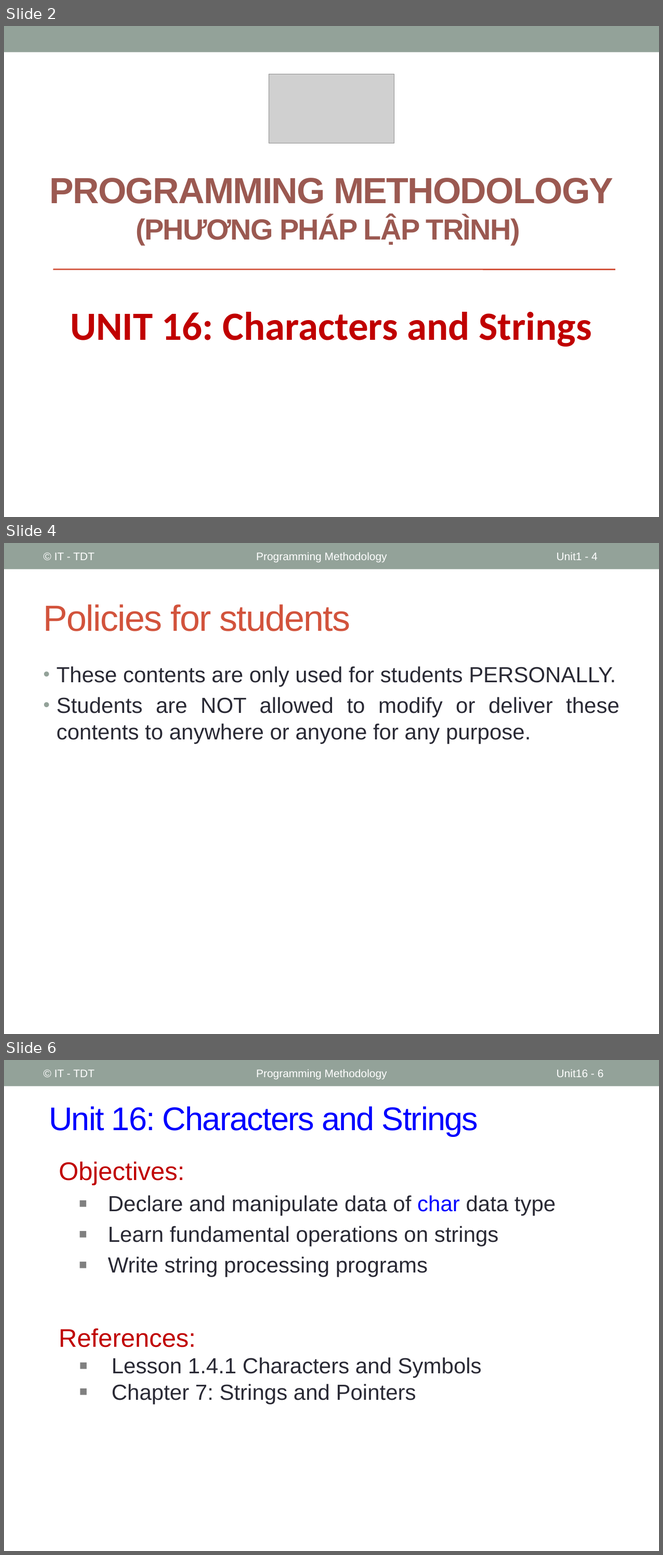
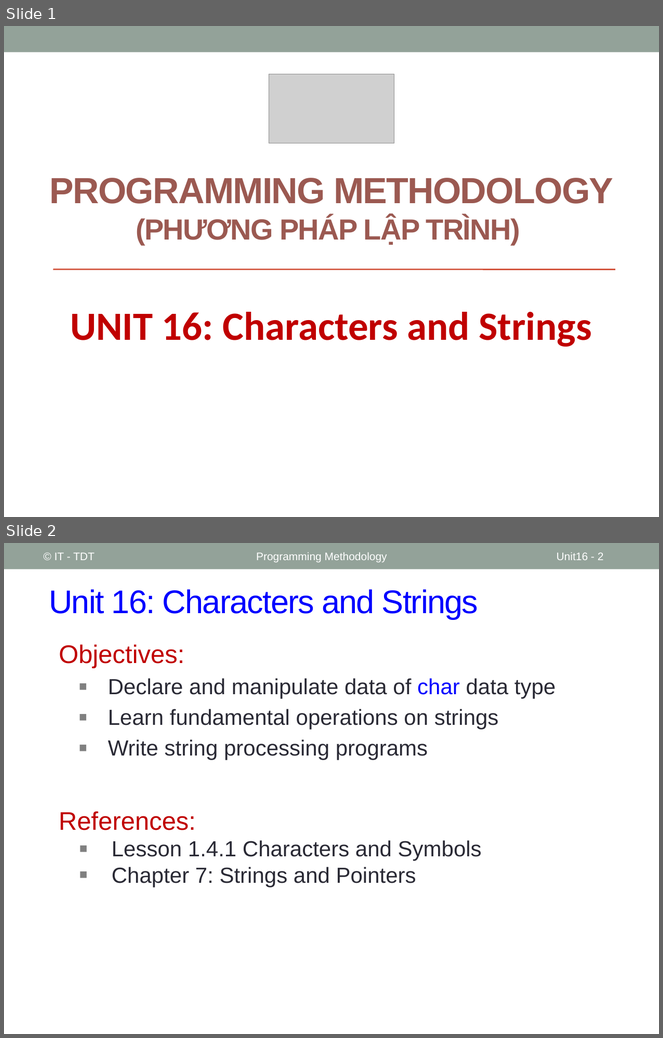
Before and after one commit to coder1097/Programming-Methodology, a slide deck: PPLT_Slides/Slides/Unit16_Characters_and_Strings.pptx. Shown one above the other, each under a label of ours: slides 2, 4 and 6 before the commit, slides 1 and 2 after it; the slides between them are not shown. The pictures are 663x1555 and 663x1038 pixels, drawn with LibreOffice and Linux fonts; fonts in the diff are those of the drawing; grey boxes stand for pictures. Boxes give left, top, right and bottom in pixels: in the first picture for what was removed or moved away, otherwise in the second. Text is boxed around its words. In the diff, an @@ line names an element or a change of style, - is before the commit and + after.

```diff
--- a/PPLT_Slides/Slides/Unit16_Characters_and_Strings.pptx
+++ b/PPLT_Slides/Slides/Unit16_Characters_and_Strings.pptx
@@ slide 4 removed at (4, 543, 659, 1034), background #FFFFFF; not listed: 1 template element that a slide beside it also shows @@
@@ text removed at (54, 552, 94, 560) @@
-© IT - TDT
@@ text removed at (256, 552, 387, 562) @@
-Programming Methodology
@@ page number removed at (557, 552, 598, 560) @@
-Unit1 - 4
@@ title removed at (44, 604, 350, 631) @@
-Policies for students
@@ text removed at (57, 666, 620, 744) @@
-• These contents are only used for students PERSONALLY.
-• Students are NOT allowed to modify or deliver these contents to anywhere or anyone for any purpose.
@@ what was slide 2 is now slide 1 @@
@@ what was slide 6 is now slide 2 @@
@@ page number at (557, 552, 604, 560): text changed @@
-Unit16 - 6
+Unit16 - 2
```
Also in this commit, not shown: 4 other slides removed, 35 other files.
